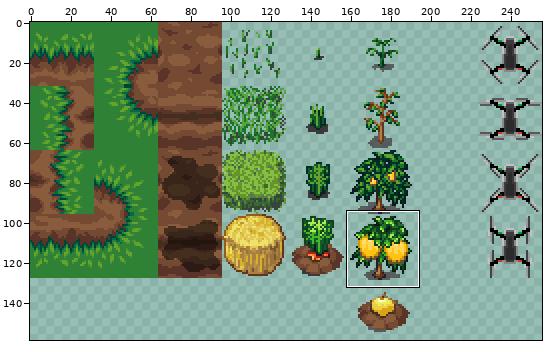
One commit to this sprite sheet: data/textures/textures.png. The first picture is a wide view before the edit; the outline marks the close-up.
Close-up. Old version:
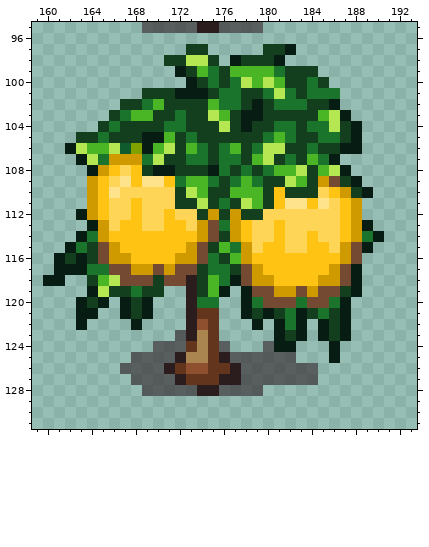
The file is 256x160 pixels. Pixels under 10% opacity are left out. Colours within 5 levels of each other are drawn and written as one. Shown: x 159..193, y 95..131. The wide view leaves out empty margins.
Once edited:
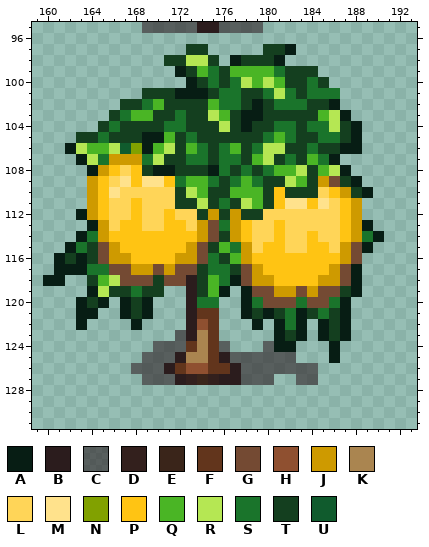
Palette (. is transparent): A #071d14  B #2b1c1d  C #2f202599  D #33201d  E #3a251a  F #62351c  G #744a33  H #8f5030  J #ce9a00  K #aa8550  L #ffd558  M #ffe28c  N #81a100  P #ffc413  Q #4ab525  R #b5e753  S #1a742b  T #143f1f  U #105b2d
Difference:
The edit turns colour F into colour D in row 127 at x 173 and 175.
The edit turns colour F into colour E in row 127 at x 174.
The edit erases colour B in row 128 at x 174 to 175.
The edit erases colour C in row 125 at x 168; in row 126 at x 167; in row 127 at x 168 and 181 to 182; in row 128 at x 169 to 173 and 176 to 179.
Where, in picture pixels (left, top, right, bottom), the same in both close-ups:
changed: (120, 352, 296, 396)
